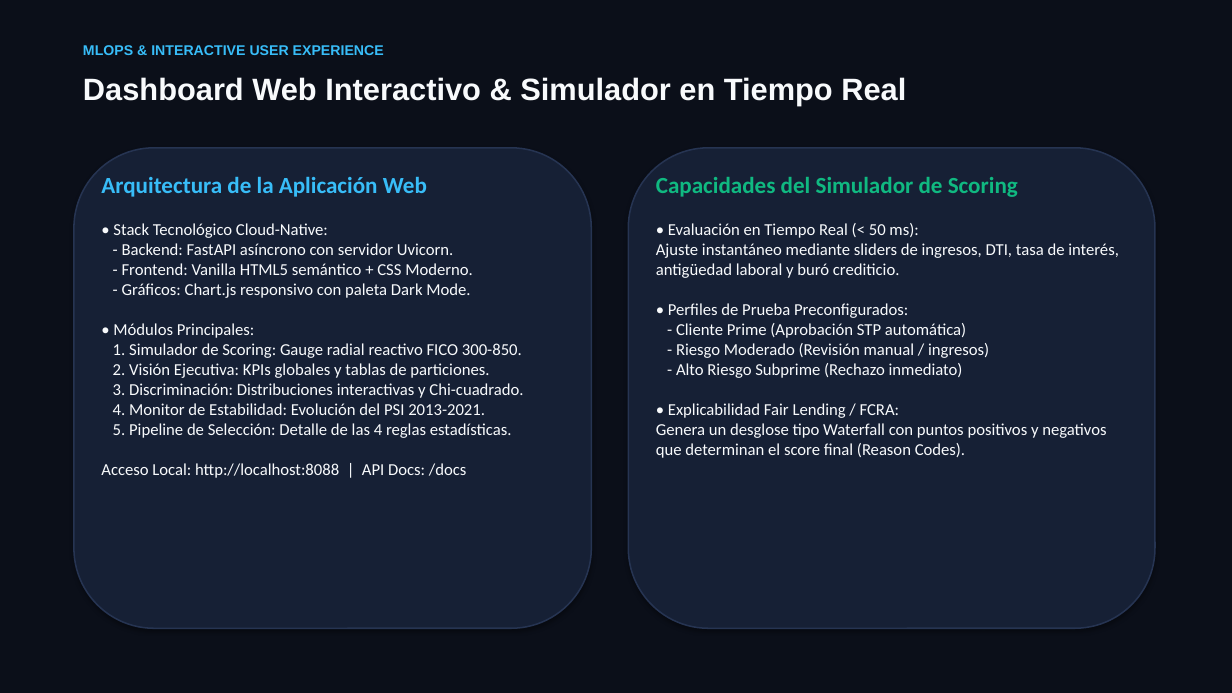
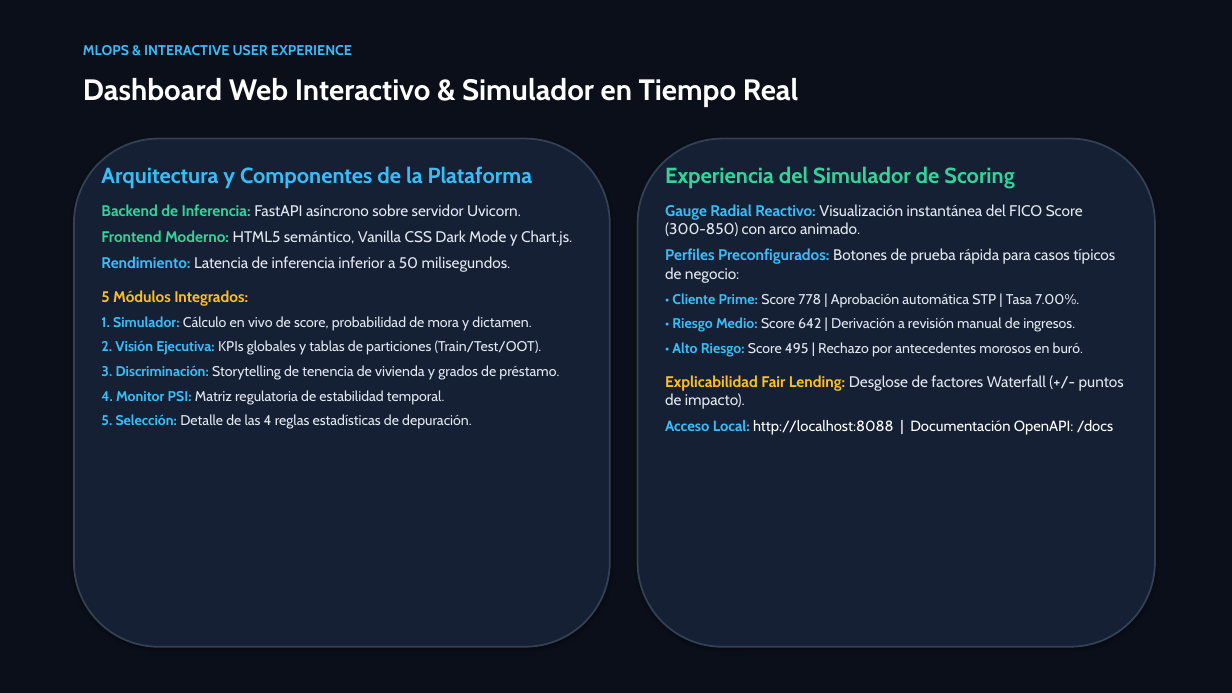
Before and after one commit to GuillenConcepcion/Credit_Scoring_Project, a slide deck: slide 10 of Credit_Risk_Scoring_Presentation.pptx. Drawn at 1232x693 pixels with LibreOffice and Linux fonts; fonts in the diff are those of the drawing. Boxes give left, top, right and bottom in pixels: in the first picture for what was removed or moved away, otherwise in the second. Text is boxed around its words. In the diff, an @@ line names an element or a change of style, - is before the commit and + after.

Commit message:
style: enhance presentation resolution, high-contrast typography, native tables and 300 DPI charts

```diff
--- a/Credit_Risk_Scoring_Presentation.pptx
+++ b/Credit_Risk_Scoring_Presentation.pptx
@@ text "MLOPS & INTERACTIVE USER EXPERIENCE" at [83, 45, 352, 55]: font Arial to Cabin @@
@@ text "Dashboard Web Interactivo & Simulador ..." at [83, 78, 799, 107]: size 24 to 23 pt, font Arial to Cabin, text colour #F8FAFC to #FFFFFF @@
@@ rounded rectangle at [74, 139, 610, 647]: outline #263452 1.2 pt to #334155 1.4 pt @@
@@ rounded rectangle: place and size @@
-rounded rectangle at [74, 148, 592, 628]
+rounded rectangle at [74, 139, 610, 647]
@@ rounded rectangle: place and size @@
-rounded rectangle at [628, 148, 1155, 628]
+rounded rectangle at [638, 139, 1155, 647]
@@ rounded rectangle at [638, 139, 1155, 647]: outline #263452 1.2 pt to #334155 1.4 pt @@
@@ text at [101, 166, 572, 429]: text changed; size 13 to 11 pt; font Calibri to Cabin; text colour #F8FAFC to #E2E8F0 @@
-Arquitectura de la Aplicación Web
-• Stack Tecnológico Cloud-Native:
-- Backend: FastAPI asíncrono con servidor Uvicorn.
-- Frontend: Vanilla HTML5 semántico + CSS Moderno.
-- Gráficos: Chart.js responsivo con paleta Dark Mode.
-• Módulos Principales:
-1. Simulador de Scoring: Gauge radial reactivo FICO 300-850.
-2. Visión Ejecutiva: KPIs globales y tablas de particiones.
-3. Discriminación: Distribuciones interactivas y Chi-cuadrado.
-4. Monitor de Estabilidad: Evolución del PSI 2013-2021.
-5. Pipeline de Selección: Detalle de las 4 reglas estadísticas.
-Acceso Local: http://localhost:8088 | API Docs: /docs
+Arquitectura y Componentes de la Plataforma
+Backend de Inferencia: FastAPI asíncrono sobre servidor Uvicorn.
+Frontend Moderno: HTML5 semántico, Vanilla CSS Dark Mode y Chart.js.
+Rendimiento: Latencia de inferencia inferior a 50 milisegundos.
+5 Módulos Integrados:
+1. Simulador: Cálculo en vivo de score, probabilidad de mora y dictamen.
+2. Visión Ejecutiva: KPIs globales y tablas de particiones (Train/Test/OOT).
+3. Discriminación: Storytelling de tenencia de vivienda y grados de préstamo.
+4. Monitor PSI: Matriz regulatoria de estabilidad temporal.
+5. Selección: Detalle de las 4 reglas estadísticas de depuración.
@@ text at [665, 166, 1124, 435]: text changed; size 13 to 12 pt; font Calibri to Cabin; text colour #F8FAFC to #E2E8F0 @@
-Capacidades del Simulador de Scoring
-• Evaluación en Tiempo Real (< 50 ms):
-Ajuste instantáneo mediante sliders de ingresos, DTI, tasa de interés, antigüedad laboral y buró crediticio.
-• Perfiles de Prueba Preconfigurados:
-- Cliente Prime (Aprobación STP automática)
-- Riesgo Moderado (Revisión manual / ingresos)
-- Alto Riesgo Subprime (Rechazo inmediato)
-• Explicabilidad Fair Lending / FCRA:
-Genera un desglose tipo Waterfall con puntos positivos y negativos que determinan el score final (Reason Codes).
+Experiencia del Simulador de Scoring
+Gauge Radial Reactivo: Visualización instantánea del FICO Score (300-850) con arco animado.
+Perfiles Preconfigurados: Botones de prueba rápida para casos típicos de negocio:
+• Cliente Prime: Score 778 | Aprobación automática STP | Tasa 7.00%.
+• Riesgo Medio: Score 642 | Derivación a revisión manual de ingresos.
+• Alto Riesgo: Score 495 | Rechazo por antecedentes morosos en buró.
+Explicabilidad Fair Lending: Desglose de factores Waterfall (+/- puntos de impacto).
+Acceso Local: http://localhost:8088 | Documentación OpenAPI: /docs
```
Also in this commit, not shown: 11 other slides changed, 8 other files.
